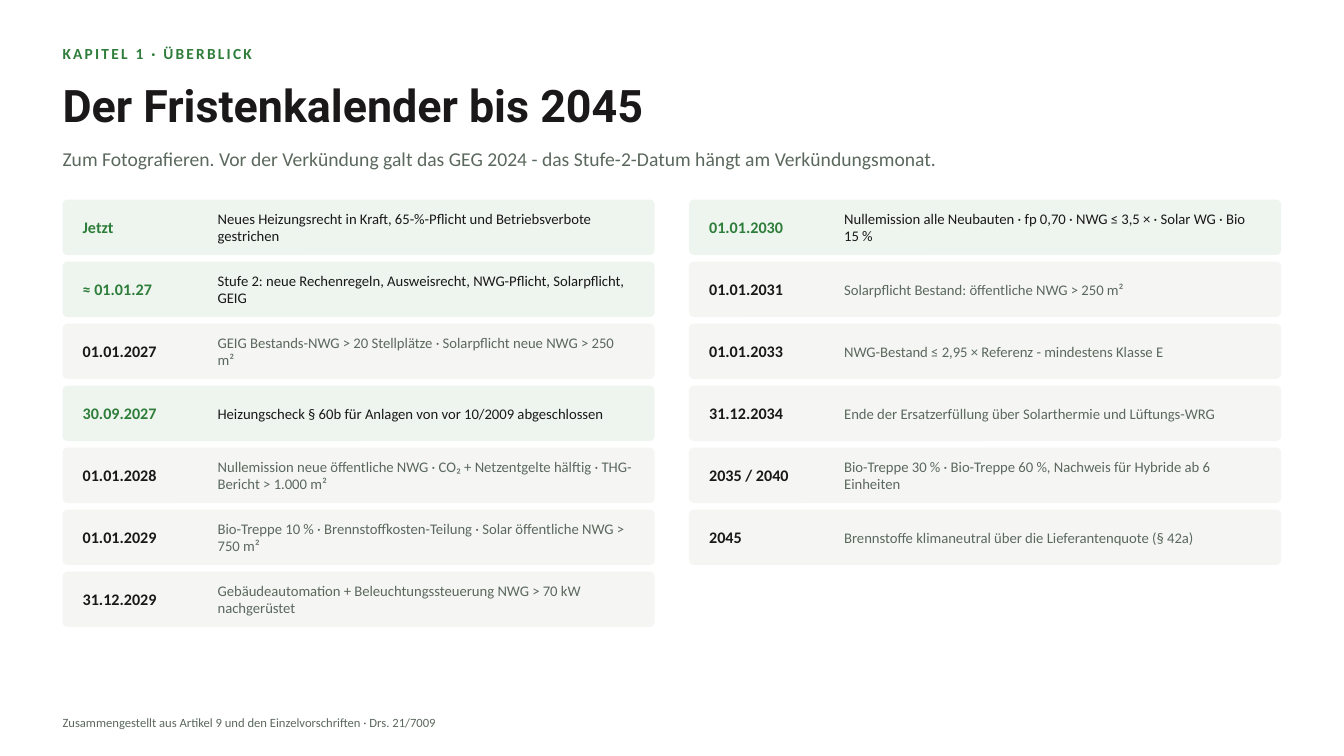
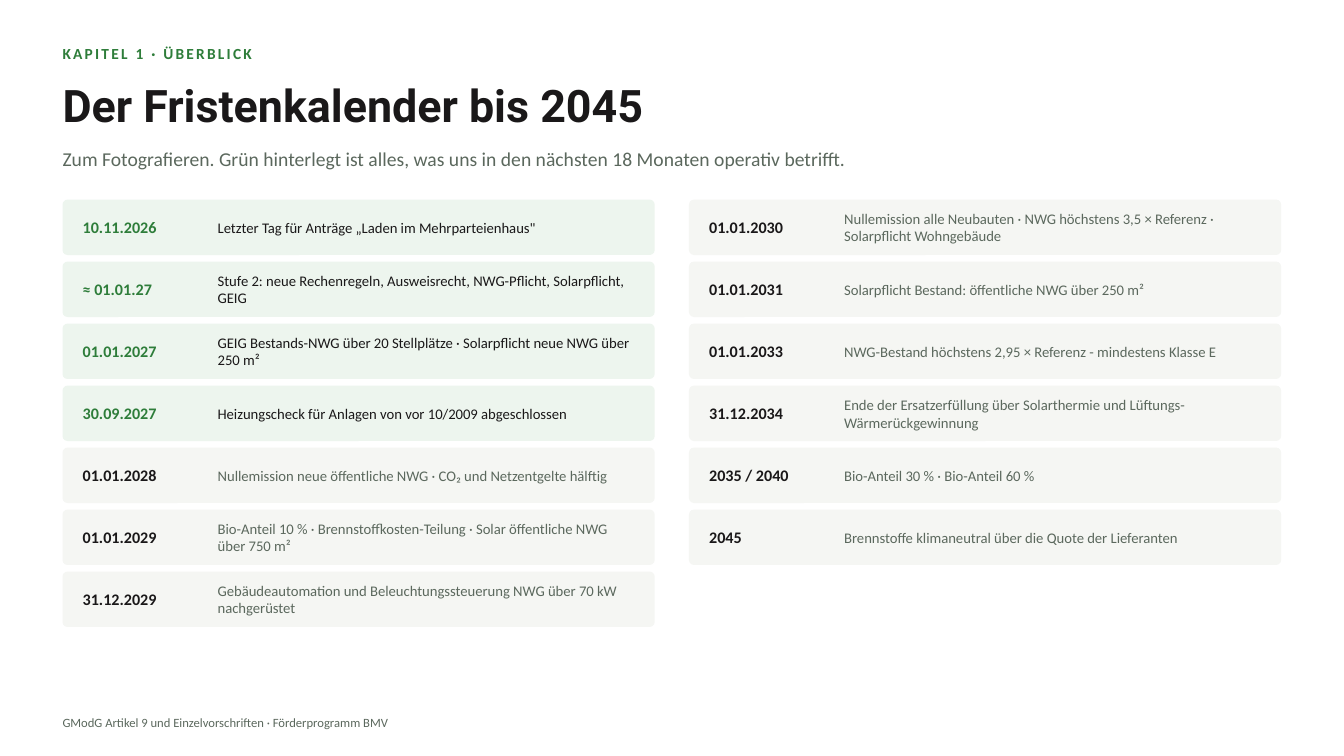
Before and after one commit to p4prg96r2f-prog/Alles, a slide deck: slide 9 of WERKE_Teammeeting_2026-08-07.pptx (slide 19 before the commit). Drawn at 1344x756 pixels with LibreOffice and Linux fonts; fonts in the diff are those of the drawing. Boxes give left, top, right and bottom in pixels: in the first picture for what was removed or moved away, otherwise in the second. Text is boxed around its words. In the diff, an @@ line names an element or a change of style, - is before the commit and + after.

```diff
--- a/WERKE_Teammeeting_2026-08-07.pptx
+++ b/WERKE_Teammeeting_2026-08-07.pptx
@@ text at box(63, 152, 845, 170): text changed @@
-Zum Fotografieren. Vor der Verkündung galt das GEG 2024 - das Stufe-2-Datum hängt am Verkündungsmonat.
+Zum Fotografieren. Grün hinterlegt ist alles, was uns in den nächsten 18 Monaten operativ betrifft.
@@ rounded rectangle at box(689, 200, 1281, 255): fill #EDF5EE to #F5F6F3 @@
@@ text "01.01.2030" at box(709, 222, 783, 233): text colour #2E7D3A to #1A1819 @@
@@ text at box(83, 222, 157, 233): text changed @@
-Jetzt
+10.11.2026
@@ text at box(218, 222, 535, 236): text changed @@
-Neues Heizungsrecht in Kraft, 65-%-Pflicht und Betriebsverbote gestrichen
+Letzter Tag für Anträge „Laden im Mehrparteienhaus"
@@ text at box(844, 214, 1207, 244): text changed; text colour #1A1819 to #5B685D @@
-Nullemission alle Neubauten · fp 0,70 · NWG ≤ 3,5 × · Solar WG · Bio 15 %
+Nullemission alle Neubauten · NWG höchstens 3,5 × Referenz · Solarpflicht Wohngebäude
@@ text at box(844, 283, 1144, 298): text changed @@
-Solarpflicht Bestand: öffentliche NWG > 250 m²
+Solarpflicht Bestand: öffentliche NWG über 250 m²
@@ rounded rectangle at box(63, 324, 655, 379): fill #F5F6F3 to #EDF5EE @@
@@ text "01.01.2027" at box(83, 346, 157, 357): text colour #1A1819 to #2E7D3A @@
@@ text at box(218, 337, 629, 365): text changed; text colour #5B685D to #1A1819 @@
-GEIG Bestands-NWG > 20 Stellplätze · Solarpflicht neue NWG > 250 m²
+GEIG Bestands-NWG über 20 Stellplätze · Solarpflicht neue NWG über 250 m²
@@ text at box(844, 347, 1216, 359): text changed @@
-NWG-Bestand ≤ 2,95 × Referenz - mindestens Klasse E
+NWG-Bestand höchstens 2,95 × Referenz - mindestens Klasse E
@@ text at box(218, 408, 567, 422): text changed @@
-Heizungscheck § 60b für Anlagen von vor 10/2009 abgeschlossen
+Heizungscheck für Anlagen von vor 10/2009 abgeschlossen
@@ text at box(844, 400, 1185, 431): text changed @@
-Ende der Ersatzerfüllung über Solarthermie und Lüftungs-WRG
+Ende der Ersatzerfüllung über Solarthermie und Lüftungs-Wärmerückgewinnung
@@ text at box(218, 471, 607, 484): text changed @@
-Nullemission neue öffentliche NWG · CO₂ + Netzentgelte hälftig · THG-Bericht > 1.000 m²
+Nullemission neue öffentliche NWG · CO₂ und Netzentgelte hälftig
@@ text at box(844, 471, 1021, 481): text changed @@
-Bio-Treppe 30 % · Bio-Treppe 60 %, Nachweis für Hybride ab 6 Einheiten
+Bio-Anteil 30 % · Bio-Anteil 60 %
@@ text at box(218, 523, 607, 551): text changed @@
-Bio-Treppe 10 % · Brennstoffkosten-Teilung · Solar öffentliche NWG > 750 m²
+Bio-Anteil 10 % · Brennstoffkosten-Teilung · Solar öffentliche NWG über 750 m²
@@ text at box(844, 533, 1178, 545): text changed @@
-Brennstoffe klimaneutral über die Lieferantenquote (§ 42a)
+Brennstoffe klimaneutral über die Quote der Lieferanten
@@ text at box(218, 586, 617, 616): text changed @@
-Gebäudeautomation + Beleuchtungssteuerung NWG > 70 kW nachgerüstet
+Gebäudeautomation und Beleuchtungssteuerung NWG über 70 kW nachgerüstet
@@ text at box(63, 718, 388, 729): text changed @@
-Zusammengestellt aus Artikel 9 und den Einzelvorschriften · Drs. 21/7009
+GModG Artikel 9 und Einzelvorschriften · Förderprogramm BMV
```
Also in this commit, not shown: 10 other slides changed, 9 slides added, 19 slides removed, 1 other file.
